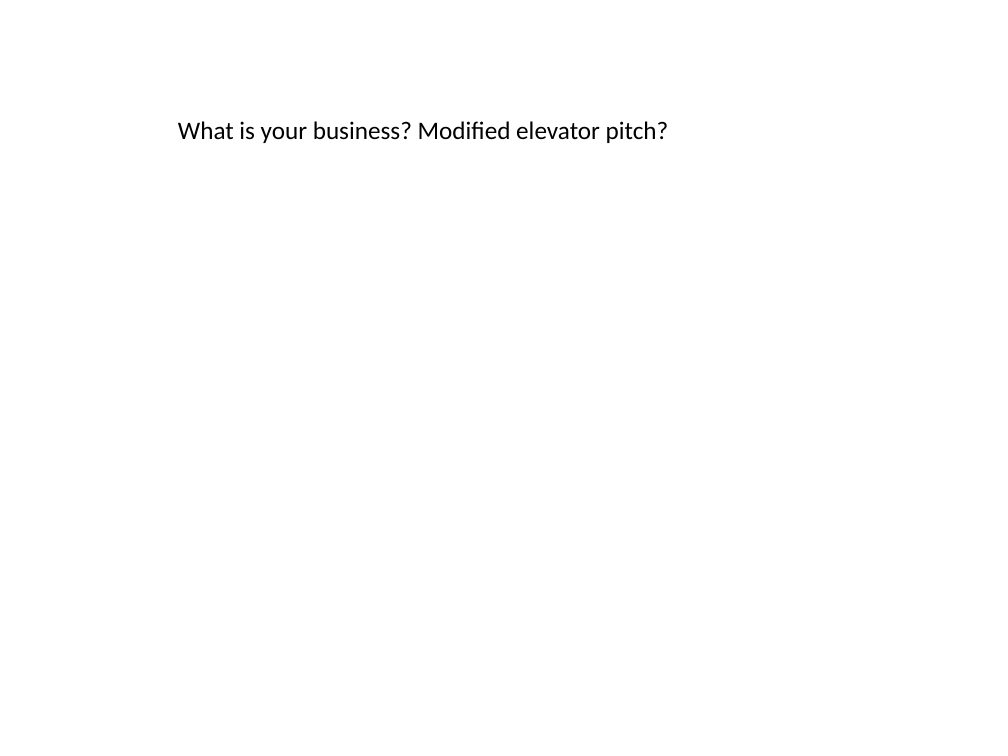
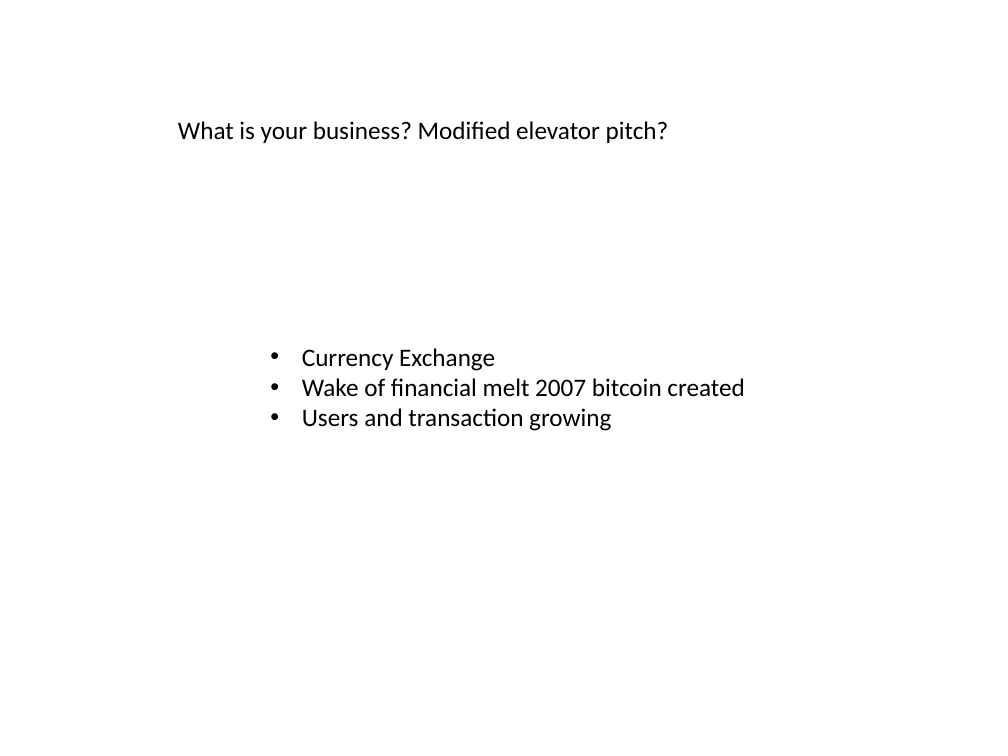
Before and after one commit to JamesLeB/Business, a slide deck: slide 1 of TODO/2-Monday/Presentation1.pptx. Drawn at 1008x756 pixels with LibreOffice and Linux fonts; fonts in the diff are those of the drawing. Boxes give left, top, right and bottom in pixels: in the first picture for what was removed or moved away, otherwise in the second. Text is boxed around its words. In the diff, an @@ line names an element or a change of style, - is before the commit and + after.

```diff
--- a/TODO/2-Monday/Presentation1.pptx
+++ b/TODO/2-Monday/Presentation1.pptx
@@ text added at box(302, 348, 744, 431), 18 pt, text #000000 @@
+• Currency Exchange
+• Wake of financial melt 2007 bitcoin created
+• Users and transaction growing
```
Also in this commit, not shown: 13 other slides changed, 1 slide added, 1 slide removed, 2 other files.
